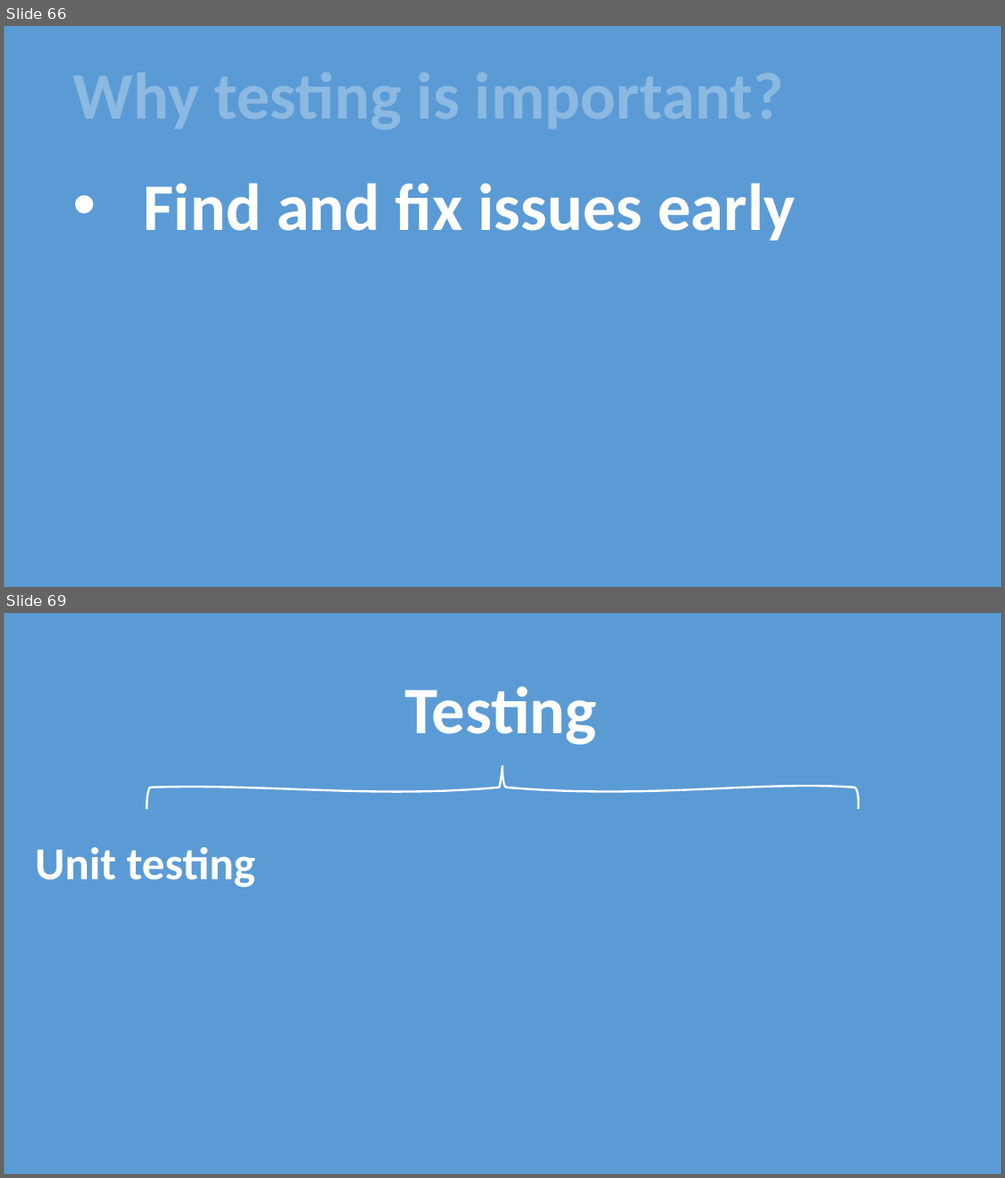
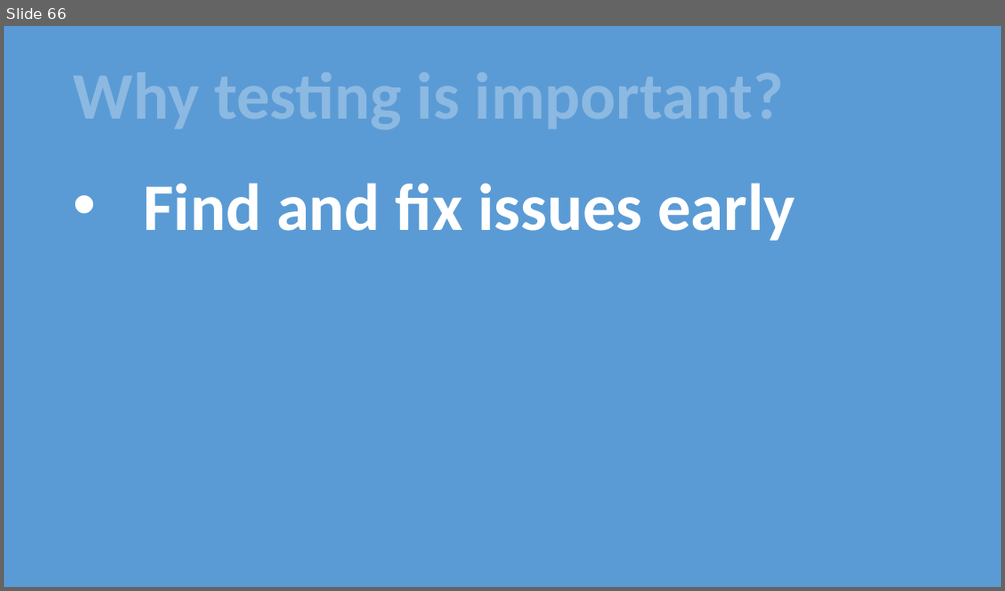
Before and after one commit to mutairibassam/beat-android, a slide deck: 1-Get-started/AB-03.01-The-debugger/Debugging.pptx. Shown one above the other, each under a label of ours: slides 66 and 69 before the commit, slide 66 after it; the slides between them are not shown. The pictures are 1005x1178 and 1005x591 pixels, drawn with LibreOffice and Linux fonts; fonts in the diff are those of the drawing. Boxes give left, top, right and bottom in pixels: in the first picture for what was removed or moved away, otherwise in the second. Text is boxed around its words. In the diff, an @@ line names an element or a change of style, - is before the commit and + after.

Commit message:
UPDATE: add percentage unit test

```diff
--- a/1-Get-started/AB-03.01-The-debugger/Debugging.pptx
+++ b/1-Get-started/AB-03.01-The-debugger/Debugging.pptx
@@ slide 69 removed at (4, 613, 1001, 1174), background #FFFFFF @@
@@ rectangle removed at (4, 613, 1001, 1174) @@
@@ text removed at (404, 686, 597, 745) @@
-Testing
@@ freeform shape removed at (147, 765, 858, 809) @@
@@ text removed at (35, 847, 256, 887) @@
-Unit testing
```
Also in this commit, not shown: 1 slide changed, 27 slides added, 1 other slide removed, 19 other files.
